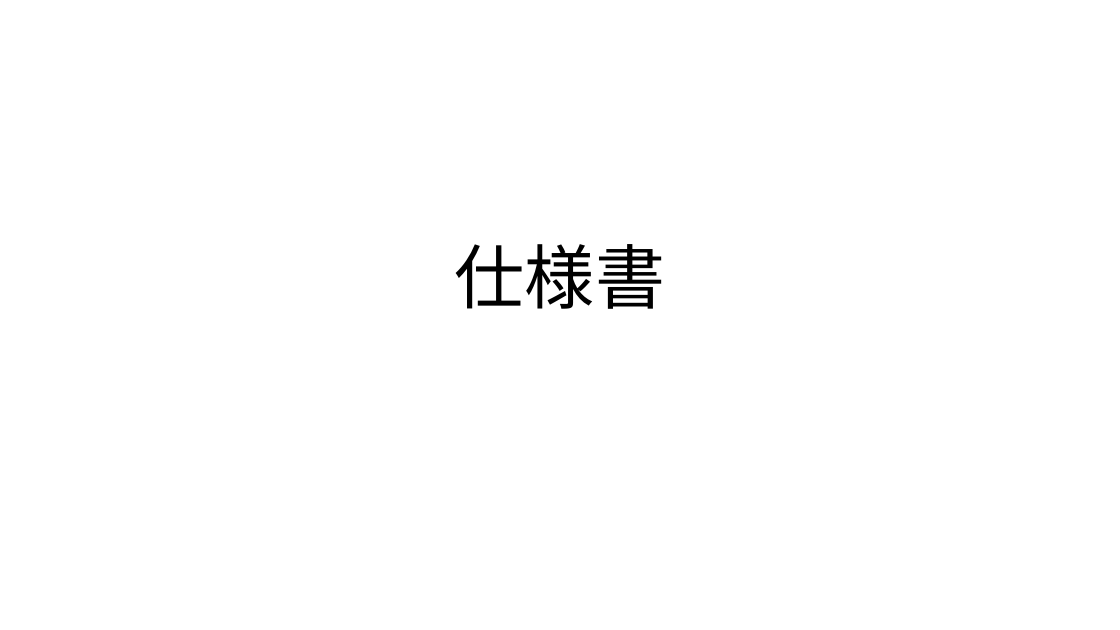
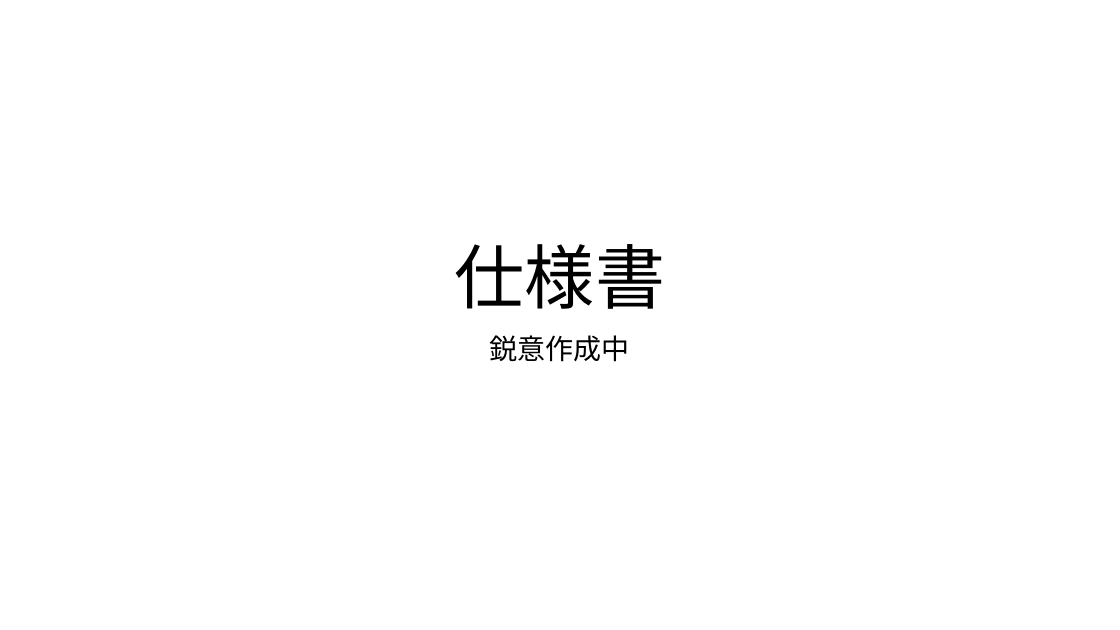
Before and after one commit to maaeda/chat-application, a slide deck: slide 1 of chat-application_仕様書.pptx. Drawn at 1120x630 pixels with LibreOffice and Linux fonts; fonts in the diff are those of the drawing. Boxes give left, top, right and bottom in pixels: in the first picture for what was removed or moved away, otherwise in the second. Text is boxed around its words. In the diff, an @@ line names an element or a change of style, - is before the commit and + after.

Commit message:
update pptx

```diff
--- a/chat-application_仕様書.pptx
+++ b/chat-application_仕様書.pptx
@@ subtitle added at [490, 335, 630, 362], 24 pt, text #000000 @@
+鋭意作成中
```
